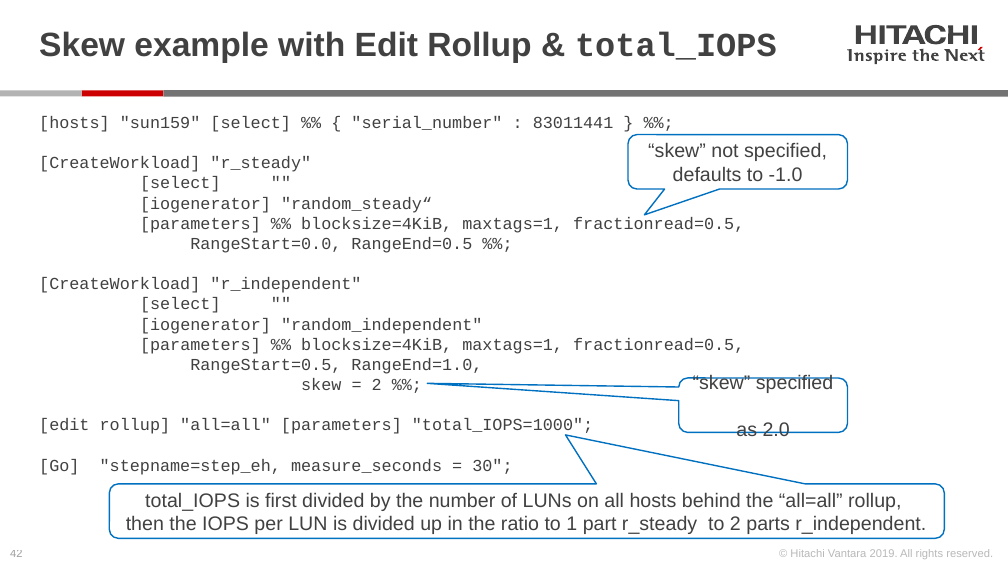
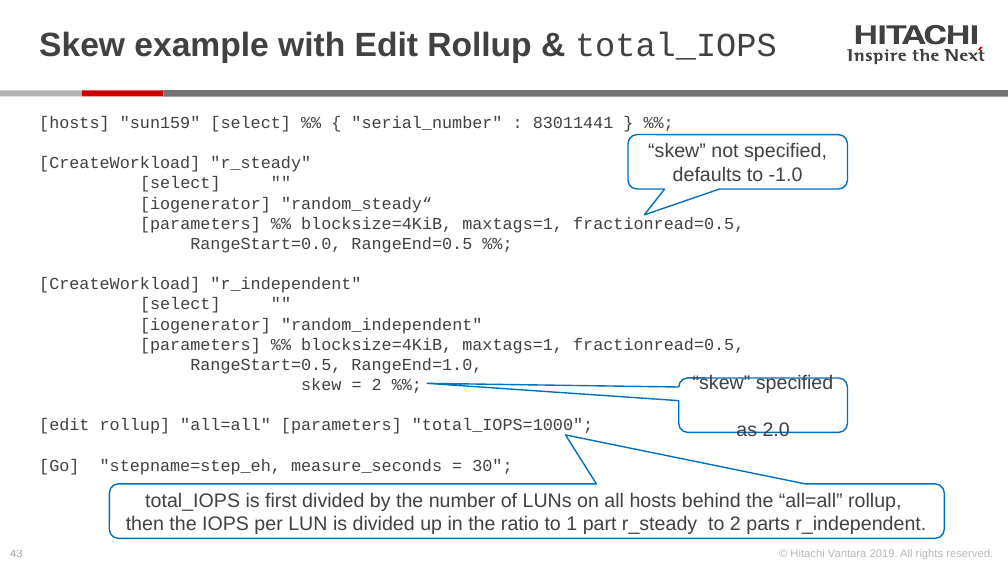
Before and after one commit to Hitachi-Data-Systems/ivy, a slide deck: slide 43 of doc/Programming the ivy engine.pptx (slide 42 before the commit). Drawn at 1008x567 pixels with LibreOffice and Linux fonts; fonts in the diff are those of the drawing. Boxes give left, top, right and bottom in pixels: in the first picture for what was removed or moved away, otherwise in the second. Text is boxed around its words. In the diff, an @@ line names an element or a change of style, - is before the commit and + after.

```diff
--- a/doc/Programming the ivy engine.pptx
+++ b/doc/Programming the ivy engine.pptx
@@ title "Skew example with Edit Rollup ..." at [39,31,777,63]: bold off in "total_IOPS" @@
```
Also in this commit, not shown: 53 other slides changed, 2 slides added, 1 slide removed, 12 other files.
